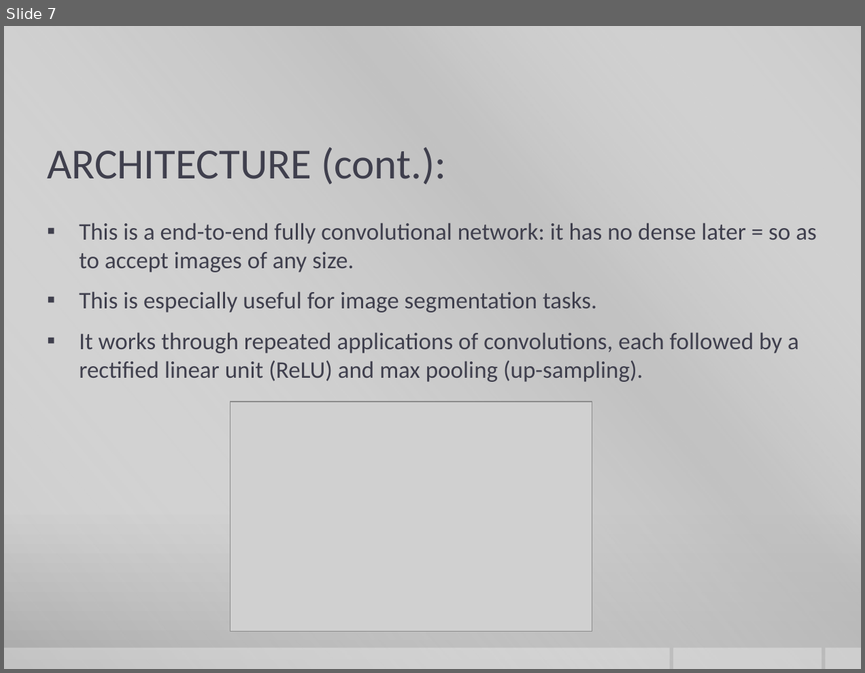
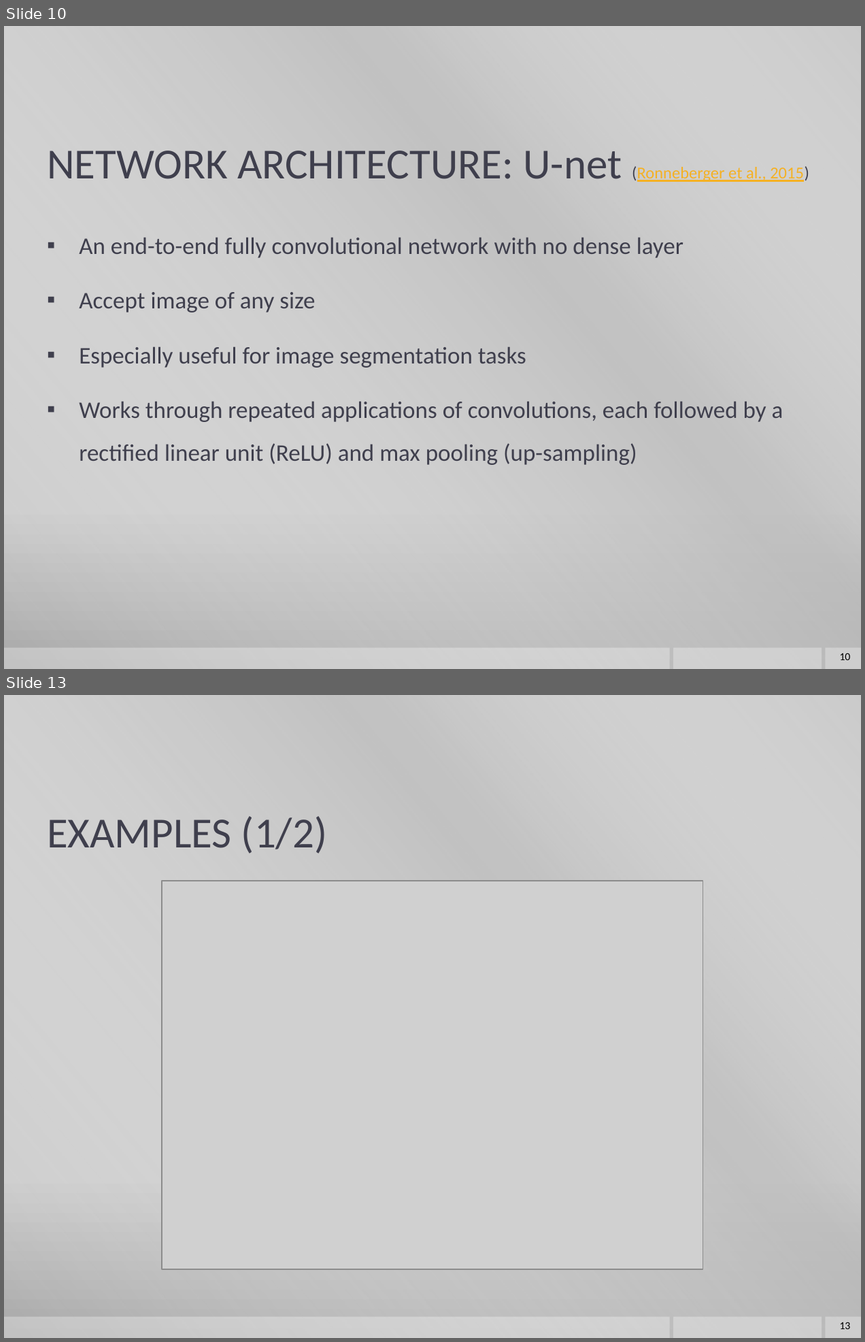
Before and after one commit to yej117/Image_Segmentation_Deep_Learning, a slide deck: IMAGE SEGMENTATION.pptx. Shown one above the other, each under a label of ours: slide 7 before the commit, slides 10 and 13 after it; the slides between them are not shown. The pictures are 865x673 and 865x1342 pixels, drawn with LibreOffice and Linux fonts; fonts in the diff are those of the drawing; grey boxes stand for pictures; background and template pictures are left out. Boxes give left, top, right and bottom in pixels: in the first picture for what was removed or moved away, otherwise in the second. Text is boxed around its words. In the diff, an @@ line names an element or a change of style, - is before the commit and + after.

```diff
--- a/IMAGE SEGMENTATION.pptx
+++ b/IMAGE SEGMENTATION.pptx
@@ slide 13 added at (4,695,861,1338), background gradient #CBCBCB to #C8C8C8 to #A7A7A7; not listed: 4 template elements that a slide beside it also shows @@
@@ title added at (47,816,327,853), 36 pt, text #3F3F4D @@
+EXAMPLES (1/2)
@@ picture added at (162,881,703,1269) @@
@@ page number added at (840,1321,851,1329), 9 pt, text #000000 @@
+13
@@ what was slide 7 is now slide 10 @@
@@ slide 10 changed as well @@
@@ title at (47,150,809,182): text changed @@
-ARCHITECTURE (cont.):
+NETWORK ARCHITECTURE: U-net (Ronneberger et al., 2015)
@@ text at (79,237,783,465): text changed @@
-▪ This is a end-to-end fully convolutional network: it has no dense later = so as to accept images of any size.
-▪ This is especially useful for image segmentation tasks.
-▪ It works through repeated applications of convolutions, each followed by a rectified linear unit (ReLU) and max pooling (up-sampling).
+▪ An end-to-end fully convolutional network with no dense layer
+▪ Accept image of any size
+▪ Especially useful for image segmentation tasks
+▪ Works through repeated applications of convolutions, each followed by a rectified linear unit (ReLU) and max pooling (up-sampling)
@@ picture removed at (230,401,592,631) @@
@@ page number added at (840,652,851,660), 9 pt, text #000000 @@
+10
```
Also in this commit, not shown: 9 other slides changed, 5 other slides added, 3 slides removed.
